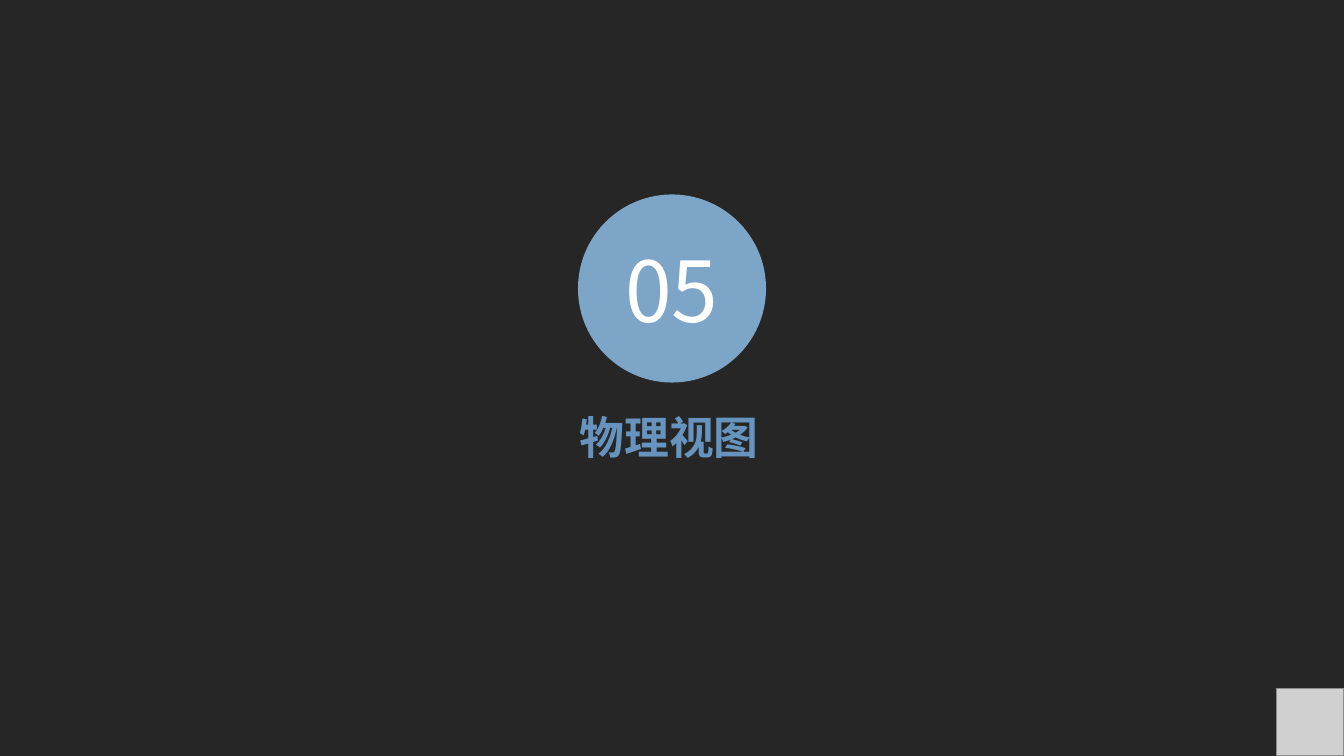
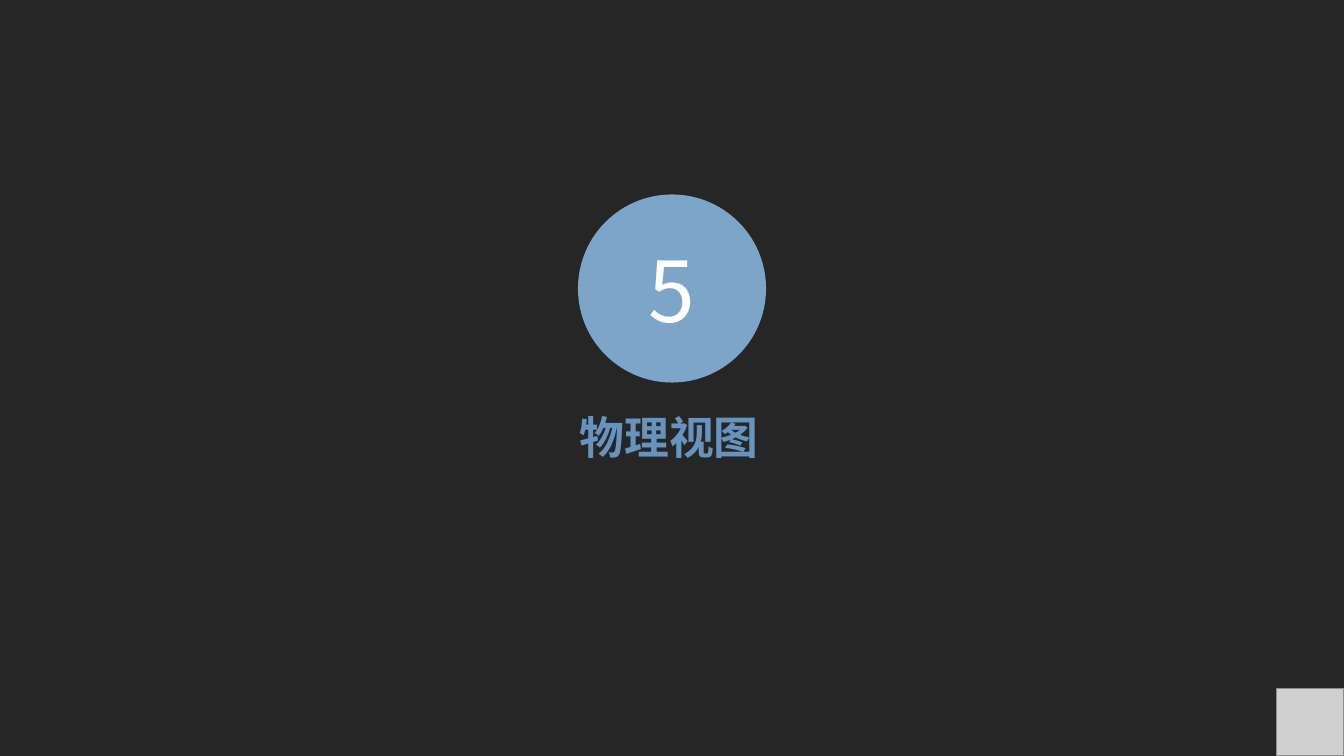
Before and after one commit to ToryXu0407/Project_yc, a slide deck: slide 14 of 翻转课堂/翻转课堂4+1View.pptx. Drawn at 1344x756 pixels with LibreOffice and Linux fonts; fonts in the diff are those of the drawing; grey boxes stand for pictures. Boxes give left, top, right and bottom in pixels: in the first picture for what was removed or moved away, otherwise in the second. Text is boxed around its words. In the diff, an @@ line names an element or a change of style, - is before the commit and + after.

```diff
--- a/翻转课堂/翻转课堂4+1View.pptx
+++ b/翻转课堂/翻转课堂4+1View.pptx
@@ text in ellipse at [649, 260, 696, 323]: text changed @@
-05
+5
```
Also in this commit, not shown: 12 other slides changed, 8 slides added.
